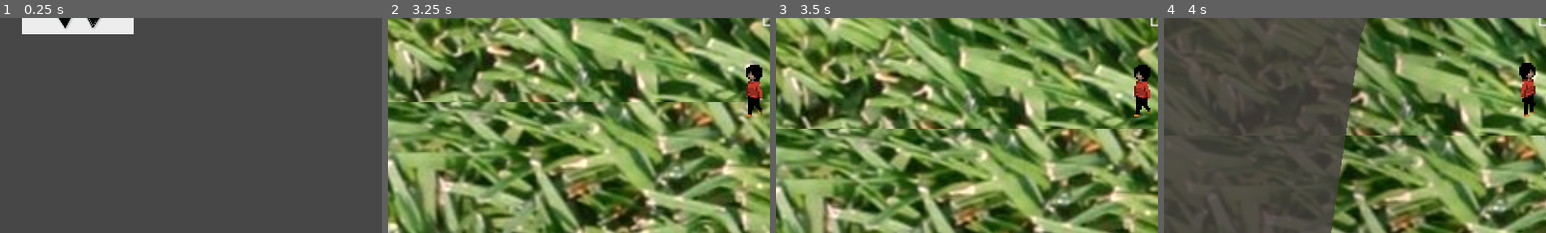
Above: before the commit, frames 1-4 (left to right).
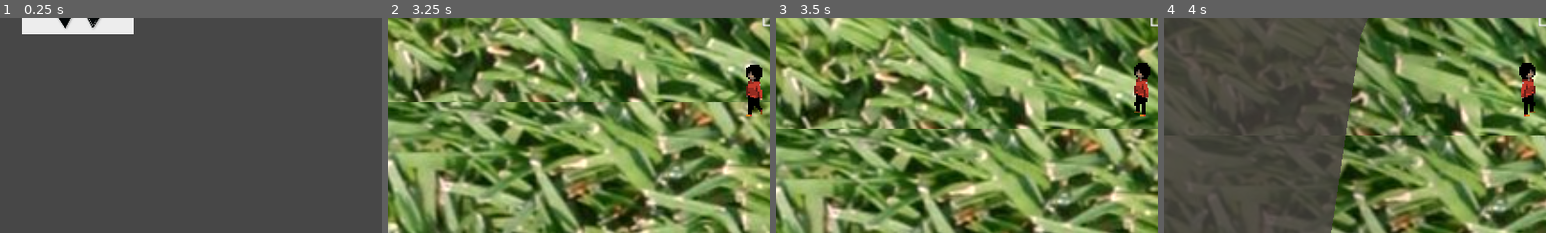
Above: after the commit, the same moments.

Repository: feyrkh/spook-encounters
Game: Godot game, scene res://scene/splashscreen/SplashScreen.tscn
Two runs of this game, one before a commit and one after it. Both use one fixed random seed, a clock stepped at 60 frames per second and the inputs below.
Inputs (mouse positions are % of the whole screen's width and height, from its top left):
- Up to frame 1 (0.25 s): no input
- Up to frame 2 (3.25 s): move the mouse to (72, 45) at 0.52 s; hold D (p1_move_right) 0.53-1.28 s; tap Tab (cycle_selected_item) at 0.6 s; click (72, 45) at 0.67 s; tap Enter at 1.25 s; move the mouse to (30, 55) at 1.27 s; hold S (p1_move_down) 1.28-2.03 s; tap X (drop_held_item) at 1.35 s; move the mouse to (60, 28) at 2.02 s; hold D (p1_move_right) 2.03-2.78 s; tap 0 (inv_select_0) at 2.1 s; tap Space at 2.75 s; move the mouse to (45, 70) at 2.77 s; hold W (p1_move_up) from 2.78 s (still down); tap 1 (inv_select_1) at 2.85 s; click (45, 70) at 2.92 s
- Up to frame 3 (3.5 s): keep holding W (p1_move_up)
- Up to frame 4 (4 s): move the mouse to (80, 65) at 3.52 s; release W (p1_move_up) at 3.53 s; hold A (p1_move_left) from 3.53 s (still down); tap 2 (inv_select_2) at 3.6 s
The pictures show only the part of the screen within x 2-52%, y 28-78%; the shares and areas given below are measured in that part.

Frames 1-2 are identical in both runs. In frame 3, 0.4% of the frame differs, in the area x 93-98%, y 20-46%; in frame 4, nothing differs.

Commit message:
Fixed animation freezing, add idle animations

Diff:
--- a/scene/player/MouseRotationPlayerController.gd
+++ b/scene/player/MouseRotationPlayerController.gd
@@ -61,6 +61,7 @@
 var rightControl = "p1_move_right"
 
 var animation = "moveRight" # Currently playing animation
+var playingAnimation = false
 var flipped = false # Is the animation image flipped horizontally
 var movingBackwardPenalty = 1.0 # If we're moving in a direction other than the one we're facing, get a penalty. < 1.0 means moving slower than normal
 
@@ -68,6 +69,7 @@
 	animatedSprite = get_parent().get_node("AnimatedSprite")
 	animatedSprite.play(animation)
 	animatedSprite.stop()
+	playingAnimation = false
 	kinematicBody2D = get_node(kinematicBody2DPath)
 
 # Called every frame. 'delta' is the elapsed time since the previous frame.
@@ -80,6 +82,8 @@
 		moveVector = moveVector.normalized() * movePixelsPerSecond
 		moveVector = kinematicBody2D.move_and_slide(moveVector * movingBackwardPenalty)
 		#print("Moving: ", moveVector)
+func isMoving():
+	return moveVector != Vector2.ZERO
 
 func updateFacing():
 	var newFacing = None
@@ -166,47 +170,57 @@
 
 	match facing:
 		Up:
-			newAnimation = "moveUp"
+			if isMoving(): newAnimation = "moveUp"
+			else: newAnimation = "idleUp"
 			newFlipped = false
 			updateMovePenalty(newMoveVector, upVector, upLeftVector, upRightVector, leftVector, rightVector)
 		UpLeft:
-			newAnimation = "moveUpRight"
+			if isMoving(): newAnimation = "moveUpRight"
+			else: newAnimation = "idleUpRight"
 			newFlipped = true
 			updateMovePenalty(newMoveVector, upLeftVector, upVector, leftVector, downLeftVector, upRightVector)
 		UpRight:
-			newAnimation = "moveUpRight"
+			if isMoving(): newAnimation = "moveUpRight"
+			else: newAnimation = "idleUpRight"
 			newFlipped = false
 			updateMovePenalty(newMoveVector, upRightVector, upVector, rightVector, upLeftVector, downRightVector)
 		Left:
-			newAnimation = "moveRight"
+			if isMoving(): newAnimation = "moveRight"
+			else: newAnimation = "idleRight"
 			newFlipped = true
 			updateMovePenalty(newMoveVector, leftVector, upLeftVector, downLeftVector, upVector, downVector)
 		Right:
-			newAnimation = "moveRight"
+			if isMoving(): newAnimation = "moveRight"
+			else: newAnimation = "idleRight"
 			newFlipped = false
 			updateMovePenalty(newMoveVector, rightVector, upRightVector, downRightVector, upVector, downVector)
 		Down:
-			newAnimation = "moveDown"
+			if isMoving(): newAnimation = "moveDown"
+			else: newAnimation = "idleDown"
 			newFlipped = false
 			updateMovePenalty(newMoveVector, downVector, downLeftVector, downRightVector, leftVector, rightVector)
 		DownLeft:
-			newAnimation = "moveDownRight"
+			if isMoving(): newAnimation = "moveDownRight"
+			else: newAnimation = "idleDownRight"
 			newFlipped = true
 			updateMovePenalty(newMoveVector, downLeftVector, downVector, leftVector, upLeftVector, downRightVector)
 		DownRight:
-			newAnimation = "moveDownRight"
+			if isMoving(): newAnimation = "moveDownRight"
+			else: newAnimation = "idleDownRight"
 			newFlipped = false
 			updateMovePenalty(newMoveVector, downRightVector, downVector, rightVector, upRightVector, downLeftVector)
 		None:
 			pass
 
-	if newAnimation != animation or newFlipped != flipped:
+	if newAnimation != animation or newFlipped != flipped or (!playingAnimation && isMoving()):
 		animation = newAnimation
 		flipped = newFlipped
 		animatedSprite.play(animation)
-		if moveVector == Vector2.ZERO:
+		playingAnimation = true
+		if !isMoving():
 			animatedSprite.stop()
 			animatedSprite.frame = 0
+			playingAnimation = false
 		animatedSprite.flip_h = flipped
 		#print("Changing animation: ", animation, " flipped: ", flipped)
 
@@ -216,3 +230,4 @@
 		if moveVector == Vector2.ZERO:
 			animatedSprite.stop()
 			animatedSprite.frame = 0
+			playingAnimation = false
--- a/scene/player/player.tscn
+++ b/scene/player/player.tscn
@@ -1,11 +1,14 @@
-[gd_scene load_steps=43 format=2]
+[gd_scene load_steps=46 format=2]
 
 [ext_resource path="res://scene/demo/assets/chara_sprites/walkcycle-down05.png" type="Texture" id=1]
 [ext_resource path="res://scene/player/HeldItem.gd" type="Script" id=2]
 [ext_resource path="res://scene/player/MouseRotationPlayerController.gd" type="Script" id=3]
 [ext_resource path="res://scene/demo/assets/chara_sprites/walkcycle-up01.png" type="Texture" id=4]
+[ext_resource path="res://scene/demo/assets/chara_sprites/chara-static_down.png" type="Texture" id=5]
+[ext_resource path="res://scene/demo/assets/chara_sprites/chara-static_up.png" type="Texture" id=6]
 [ext_resource path="res://scene/demo/assets/chara_sprites/walkcycle-down08.png" type="Texture" id=7]
 [ext_resource path="res://scene/demo/assets/chara_sprites/walkcycle-side02.png" type="Texture" id=8]
+[ext_resource path="res://scene/demo/assets/chara_sprites/chara-static_side.png" type="Texture" id=9]
 [ext_resource path="res://scene/demo/assets/chara_sprites/walkcycle-up04.png" type="Texture" id=10]
 [ext_resource path="res://scene/demo/assets/chara_sprites/walkcycle-up03.png" type="Texture" id=12]
 [ext_resource path="res://scene/player/ItemDetector.gd" type="Script" id=13]
@@ -39,6 +42,26 @@
 
 [sub_resource type="SpriteFrames" id=1]
 animations = [ {
+"frames": [ ExtResource( 6 ) ],
+"loop": true,
+"name": "idleUp",
+"speed": 5.0
+}, {
+"frames": [ ExtResource( 5 ) ],
+"loop": true,
+"name": "idleDown",
+"speed": 5.0
+}, {
+"frames": [ ExtResource( 9 ) ],
+"loop": true,
+"name": "idleDownRight",
+"speed": 5.0
+}, {
+"frames": [ ExtResource( 9 ) ],
+"loop": true,
+"name": "idleRight",
+"speed": 5.0
+}, {
 "frames": [ ExtResource( 34 ), ExtResource( 8 ), ExtResource( 27 ), ExtResource( 24 ), ExtResource( 23 ), ExtResource( 26 ), ExtResource( 29 ), ExtResource( 31 ) ],
 "loop": true,
 "name": "moveDownRight",
@@ -62,6 +85,11 @@
 "frames": [ ExtResource( 34 ), ExtResource( 8 ), ExtResource( 27 ), ExtResource( 24 ), ExtResource( 23 ), ExtResource( 26 ), ExtResource( 29 ), ExtResource( 31 ) ],
 "loop": true,
 "name": "moveRight",
+"speed": 5.0
+}, {
+"frames": [ ExtResource( 9 ) ],
+"loop": true,
+"name": "idleUpRight",
 "speed": 5.0
 } ]
 
@@ -97,7 +125,7 @@
 [node name="AnimatedSprite" type="AnimatedSprite" parent="."]
 position = Vector2( -1.84302, -12.6439 )
 frames = SubResource( 1 )
-animation = "moveDownRight"
+animation = "idleUpRight"
 
 [node name="MoveController" type="Node2D" parent="."]
 visible = false
